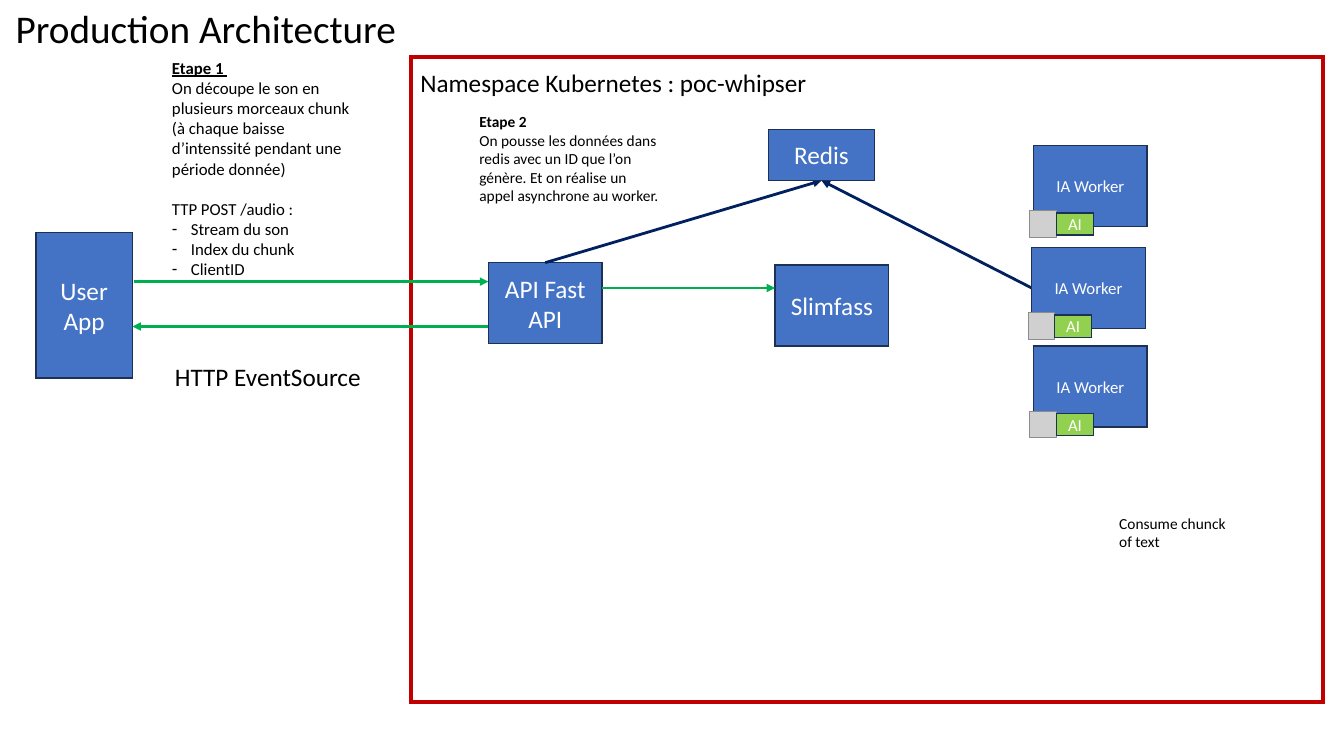
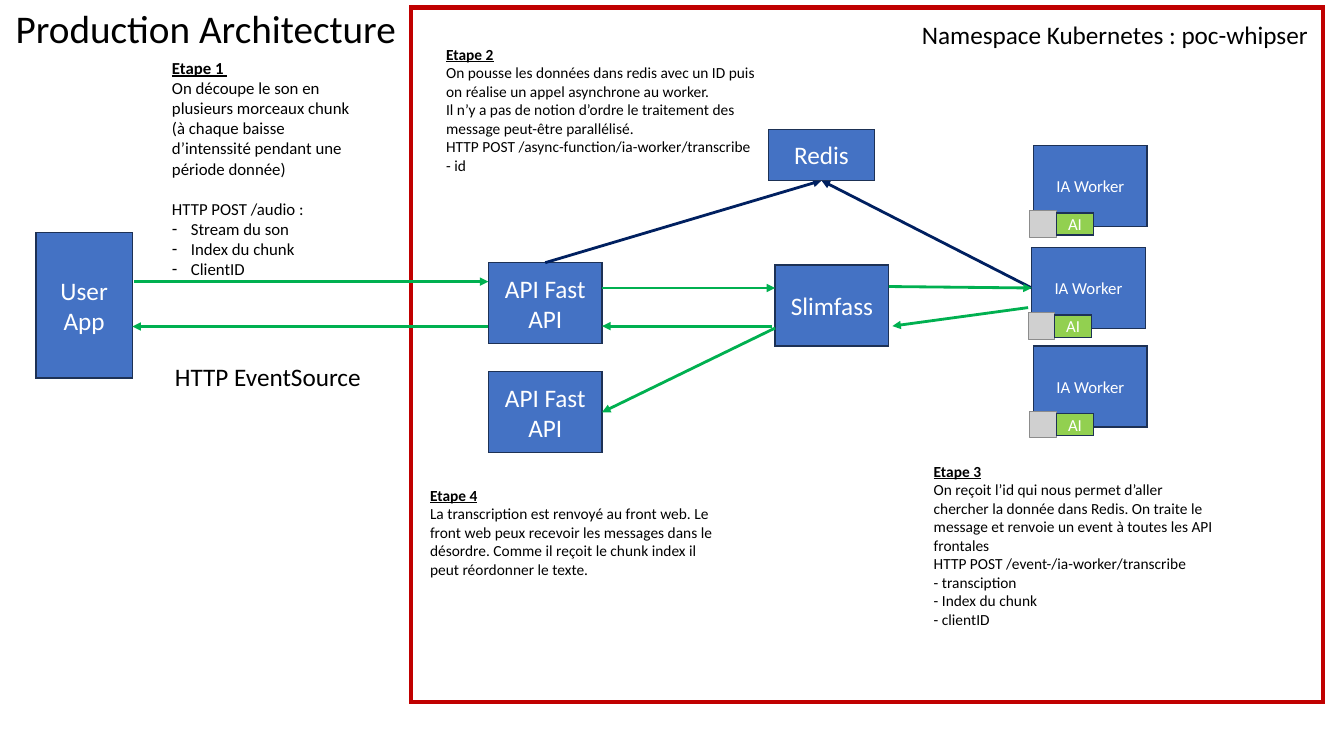
Before and after one commit to guillaume-chervet/poc-whisper, a slide deck: slide 4 of documentation/Architecture.pptx. Drawn at 1344x756 pixels with LibreOffice and Linux fonts; fonts in the diff are those of the drawing; grey boxes stand for pictures. Boxes give left, top, right and bottom in pixels: in the first picture for what was removed or moved away, otherwise in the second. Text is boxed around its words. In the diff, an @@ line names an element or a change of style, - is before the commit and + after.

Commit message:
feat(deploy): test deployment to kubernetes azure

```diff
--- a/documentation/Architecture.pptx
+++ b/documentation/Architecture.pptx
@@ rectangle: place and size @@
-rectangle at box(411, 57, 1324, 703)
+rectangle at box(411, 7, 1324, 702)
@@ text "Namespace Kubernetes : poc-whipser": place and size @@
-text "Namespace Kubernetes : poc-whipser" at box(420, 74, 806, 96)
+text "Namespace Kubernetes : poc-whipser" at box(922, 26, 1308, 48)
@@ text "Etape 2": place and size @@
-text "Etape 2" at box(479, 117, 658, 204)
+text "Etape 2" at box(446, 50, 755, 171)
@@ text at box(446, 50, 494, 63): underline on in "Etape 2" @@
@@ text at box(446, 67, 755, 171): text changed @@
-On pousse les données dans redis avec un ID que l’on génère. Et on réalise un appel asynchrone au worker.
+On pousse les données dans redis avec un ID puis on réalise un appel asynchrone au worker.
+Il n’y a pas de notion d’ordre le traitement des message peut-être parallélisé.
+HTTP POST /async-function/ia-worker/transcribe
+- id
@@ text at box(172, 203, 296, 216): text changed @@
-TTP POST /audio :
+HTTP POST /audio :
@@ arrow added from (889, 286) to (1032, 288), #00B050 2 pt @@
@@ arrow added from (775, 328) to (602, 412), #00B050 2 pt @@
@@ arrow added from (771, 327) to (602, 327), #00B050 2 pt @@
@@ arrow added from (1028, 308) to (892, 327), #00B050 2 pt @@
@@ rectangle added at box(489, 372, 603, 453), fill #4472C4, outline #1E3256 1 pt, 18 pt, text #FFFFFF @@
+API Fast API
@@ text added at box(934, 467, 1213, 625), 11 pt, text #000000 @@
+Etape 3
+On reçoit l’id qui nous permet d’aller chercher la donnée dans Redis. On traite le message et renvoie un event à toutes les API frontales
+HTTP POST /event-/ia-worker/transcribe
+- transciption
+- Index du chunk
+- clientID
@@ text added at box(430, 491, 712, 578), 11 pt, text #000000 @@
+Etape 4
+La transcription est renvoyé au front web. Le front web peux recevoir les messages dans le désordre. Comme il reçoit le chunk index il peut réordonner le texte.
@@ text removed at box(1119, 518, 1225, 547) @@
-Consume chunck
-of text
```
Also in this commit, not shown: 2 other files.
